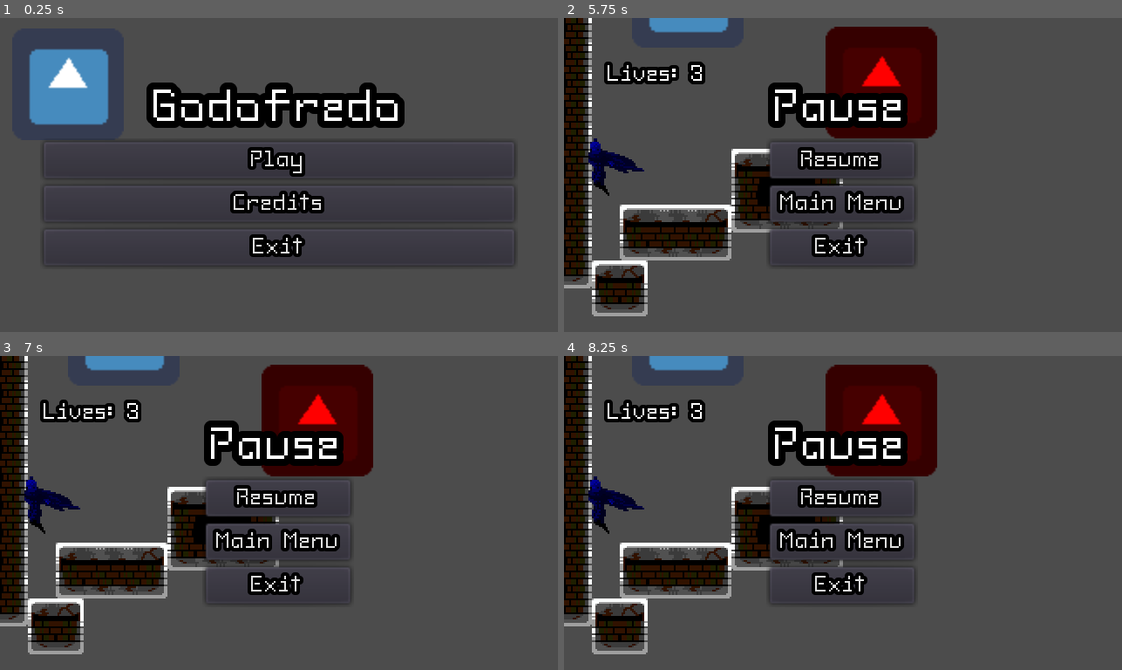
Above: before the commit, frames 1-4 (two rows, left to right).
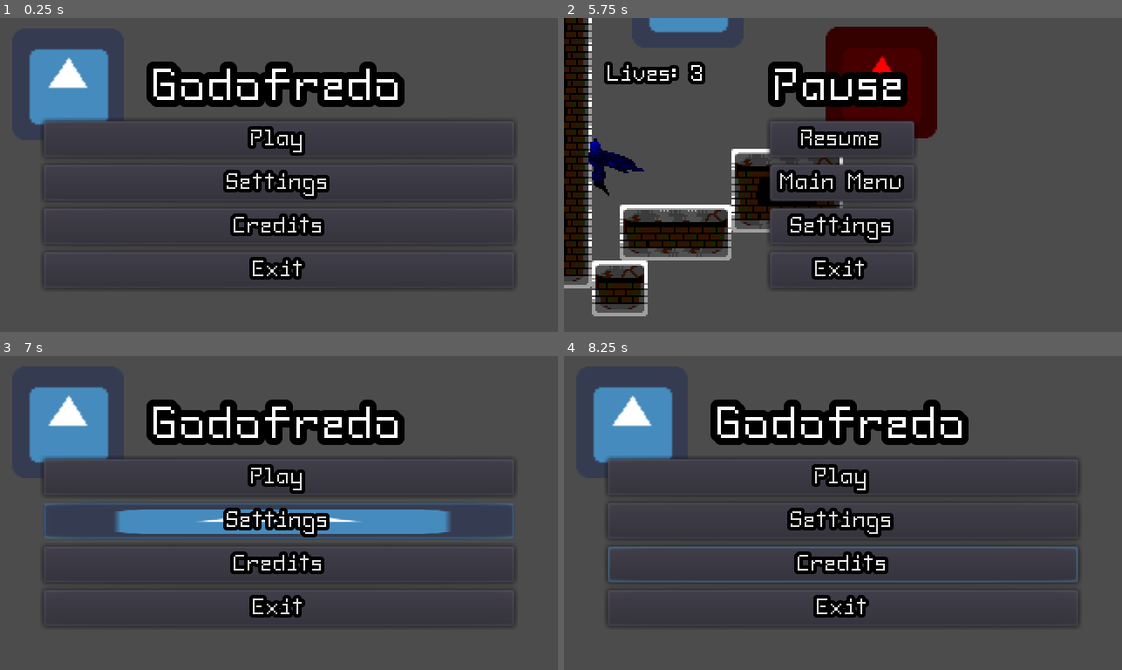
Above: after the commit, the same moments.

Repository: elixs/Godofredo
Game: Godot game, scene res://scenes/ui/main_menu.tscn
The game is run twice, just before and just after one commit, with the same random seed, the same clock (stepped at 60 frames per second) and the same inputs. The engine's default icon, where the game draws it, is replaced by a stand-in: a white triangle on a blue panel in a dark square.
Inputs (mouse positions are in pixels of both pictures, inside the frame that each line leads up to):
- Up to frame 1 (0.25 s): no input
- Up to frame 2 (5.75 s): click "Play" at 0.5 s; click "Play" at 1.25 s; move the mouse to (815, 237) at 2.02 s; hold D (move_right) 2.03-3.53 s; click (815, 237) at 2.1 s; tap Space (jump) at 2.27, 3.02, 4.52, 5.27 s; move the mouse to (1010, 222) at 2.77 s; tap Keypad 0 (next_level) at 2.85, 4.35 s; move the mouse to (675, 127) at 3.52 s; hold A (move_left) from 3.53 s (still down); click (675, 127) at 3.6 s; move the mouse to (870, 175) at 4.27 s; move the mouse to (759, 96) at 5.02 s; click (759, 96) at 5.1 s; tap Escape (pause) at 5.65 s
- Up to frame 3 (7 s): release A (move_left) at 5.75 s; click "Main Menu" at 5.75 s; click (279, 519) at 6.5 s, where only the run after the commit has a clickable "Settings"
- Up to frame 4 (8.25 s): click (843, 563) at 7.25 s, where only the run after the commit has a clickable "Credits"; click (843, 497) at 8 s, where only the run before the commit has a clickable "Resume"

The runs differ from the first frame. In frame 1, 13% of the frame differs, in the area x 7-93%, y 13-87%; in frame 2, 11%; in frame 3, 34%, in the area x 0-93%, y 0-95%; in frame 4, 31%.

Commit message:
added settings menu and pedrito grab

Diff:
--- a/default_bus_layout.tres
+++ b/default_bus_layout.tres
@@ -11,5 +11,5 @@
 bus/2/solo = false
 bus/2/mute = false
 bus/2/bypass_fx = false
-bus/2/volume_db = 0.0
+bus/2/volume_db = -0.0482845
 bus/2/send = "Master"
--- a/project.godot
+++ b/project.godot
@@ -110,6 +110,11 @@
 "events": [ Object(InputEventKey,"resource_local_to_scene":false,"resource_name":"","device":0,"alt":false,"shift":false,"control":false,"meta":false,"command":false,"pressed":false,"scancode":0,"physical_scancode":16777350,"unicode":0,"echo":false,"script":null)
  ]
 }
+grab={
+"deadzone": 0.5,
+"events": [ Object(InputEventMouseButton,"resource_local_to_scene":false,"resource_name":"","device":0,"alt":false,"shift":false,"control":false,"meta":false,"command":false,"button_mask":0,"position":Vector2( 0, 0 ),"global_position":Vector2( 0, 0 ),"factor":1.0,"button_index":1,"pressed":false,"doubleclick":false,"script":null)
+ ]
+}
 
 [layer_names]
 
--- a/scenes/carlitos.gd
+++ b/scenes/carlitos.gd
@@ -21,13 +21,14 @@
 onready var playback = anim_tree.get("parameters/playback")
 onready var bullet_spawn = $Pivot/BulletSpawn
 onready var hud = $CanvasLayer/HUD
-
-
-
+onready var settings_menu = $CanvasLayer/SettingsMenu
+onready var pause_menu = $CanvasLayer/PauseMenu
 
 
 func _ready():
 	anim_tree.active = true
+	pause_menu.connect("settings_pressed", self, "_on_settings_pressed")
+	settings_menu.connect("close_pressed", self, "_on_close_pressed")
 
 
 func _physics_process(delta):
@@ -98,3 +99,12 @@
 	bullet.global_position = bullet_spawn.global_position
 	if pivot.scale.x == -1:
 		bullet.rotation = PI
+
+func _on_settings_pressed():
+	pause_menu.hide()
+	settings_menu.show()
+
+
+func _on_close_pressed():
+	pause_menu.show()
+	settings_menu.hide()
--- a/scenes/carlitos.tscn
+++ b/scenes/carlitos.tscn
@@ -10,6 +10,7 @@
 [ext_resource path="res://scenes/ui/hud.tscn" type="PackedScene" id=8]
 [ext_resource path="res://assets/sfx/Free Footsteps Pack/Concrete 1.wav" type="AudioStream" id=9]
 [ext_resource path="res://assets/sfx/Free Footsteps Pack/Concrete 2.wav" type="AudioStream" id=10]
+[ext_resource path="res://scenes/ui/settings_menu.tscn" type="PackedScene" id=11]
 
 [sub_resource type="CapsuleShape2D" id=1]
 radius = 5.0
@@ -553,8 +554,8 @@
 
 [node name="Sprite" type="Sprite" parent="Pivot"]
 modulate = Color( 0, 0, 1, 1 )
-position = Vector2( -2, 0 )
-texture = ExtResource( 3 )
+position = Vector2( 2, 0 )
+texture = ExtResource( 1 )
 hframes = 8
 
 [node name="BulletSpawn" type="Position2D" parent="Pivot"]
@@ -594,13 +595,19 @@
 
 [node name="CanvasLayer" type="CanvasLayer" parent="."]
 
+[node name="HUD" parent="CanvasLayer" instance=ExtResource( 8 )]
+margin_bottom = 81.0
+
 [node name="PauseMenu" parent="CanvasLayer" instance=ExtResource( 5 )]
+visible = false
 __meta__ = {
 "_edit_group_": true,
 "_edit_lock_": true
 }
 
-[node name="HUD" parent="CanvasLayer" instance=ExtResource( 8 )]
+[node name="SettingsMenu" parent="CanvasLayer" instance=ExtResource( 11 )]
+pause_mode = 2
+visible = false
 
 [node name="Footsteps" type="AudioStreamPlayer" parent="."]
 stream = ExtResource( 9 )
--- a/scenes/levels/level_01.tscn
+++ b/scenes/levels/level_01.tscn
@@ -135,6 +135,7 @@
 gravity_scale = 3.0
 
 [node name="AudioStreamPlayer" type="AudioStreamPlayer" parent="."]
+pause_mode = 2
 stream = ExtResource( 6 )
 volume_db = -10.0
 autoplay = true
--- a/scenes/pedrito.gd
+++ b/scenes/pedrito.gd
@@ -1,4 +1,32 @@
 extends KinematicBody2D
+
+
+var mouse_inside = false
+var move_with_mouse = false
+
+
+func _ready():
+	connect("mouse_entered", self, "_on_mouse_entered")
+	connect("mouse_exited", self, "_on_mouse_exited")
+
+func _on_mouse_entered():
+	mouse_inside = true
+
+
+func _on_mouse_exited():
+	mouse_inside = false
+
+
+func _input(event):
+	if event.is_action_pressed("grab") and mouse_inside:
+		move_with_mouse = true
+	if event.is_action_released("grab") and move_with_mouse:
+		move_with_mouse = false
+
+
+func _physics_process(delta):
+	if move_with_mouse:
+		global_position = get_global_mouse_position()
 
 
 func take_damage(instigator: Node2D):
--- a/scenes/pedrito.tscn
+++ b/scenes/pedrito.tscn
@@ -9,6 +9,7 @@
 [node name="Pedrito" type="KinematicBody2D" groups=["enemy"]]
 collision_layer = 5
 collision_mask = 5
+input_pickable = true
 script = ExtResource( 2 )
 
 [node name="CollisionShape2D" type="CollisionShape2D" parent="."]
--- a/scenes/ui/hud.tscn
+++ b/scenes/ui/hud.tscn
@@ -6,6 +6,7 @@
 [node name="HUD" type="MarginContainer"]
 anchor_right = 1.0
 anchor_bottom = 1.0
+mouse_filter = 2
 theme = ExtResource( 1 )
 script = ExtResource( 2 )
 
--- a/scenes/ui/main_menu.gd
+++ b/scenes/ui/main_menu.gd
@@ -3,10 +3,13 @@
 onready var play = $VBoxContainer/Play
 onready var credits = $VBoxContainer/Credits
 onready var exit = $VBoxContainer/Exit
+onready var settings = $VBoxContainer/Settings
+
 
 
 func _ready():
 	play.connect("pressed", self, "_on_play_pressed")
+	settings.connect("pressed", self, "_on_settings_pressed")
 	credits.connect("pressed", self, "_on_credits_pressed")
 	exit.connect("pressed", self, "_on_exit_pressed")
 
@@ -17,6 +20,10 @@
 	get_tree().change_scene("res://scenes/levels/level_01.tscn")
 
 
+func _on_settings_pressed():
+	pass
+
+
 func _on_credits_pressed():
 	print("· o ·)")
 
--- a/scenes/ui/main_menu.tscn
+++ b/scenes/ui/main_menu.tscn
@@ -18,9 +18,9 @@
 
 [node name="VBoxContainer" type="VBoxContainer" parent="."]
 margin_left = 25.0
-margin_top = 37.0
+margin_top = 25.0
 margin_right = 295.0
-margin_bottom = 142.0
+margin_bottom = 155.0
 size_flags_vertical = 4
 
 [node name="Label" type="Label" parent="VBoxContainer"]
@@ -36,14 +36,20 @@
 margin_bottom = 55.0
 text = "Play"
 
-[node name="Credits" type="Button" parent="VBoxContainer"]
+[node name="Settings" type="Button" parent="VBoxContainer"]
 margin_top = 59.0
 margin_right = 270.0
 margin_bottom = 80.0
+text = "Settings"
+
+[node name="Credits" type="Button" parent="VBoxContainer"]
+margin_top = 84.0
+margin_right = 270.0
+margin_bottom = 105.0
 text = "Credits"
 
 [node name="Exit" type="Button" parent="VBoxContainer"]
-margin_top = 84.0
+margin_top = 109.0
 margin_right = 270.0
-margin_bottom = 105.0
+margin_bottom = 130.0
 text = "Exit"
--- /dev/null
+++ b/scenes/ui/menu.tscn
@@ -0,0 +1,11 @@
+[gd_scene load_steps=3 format=2]
+
+[ext_resource path="res://scenes/ui/settings_menu.tscn" type="PackedScene" id=1]
+[ext_resource path="res://scenes/ui/main_menu.tscn" type="PackedScene" id=2]
+
+[node name="Menu" type="CanvasLayer"]
+
+[node name="MainMenu" parent="." instance=ExtResource( 2 )]
+
+[node name="SettingsMenu" parent="." instance=ExtResource( 1 )]
+visible = false
--- a/scenes/ui/pause_menu.gd
+++ b/scenes/ui/pause_menu.gd
@@ -1,17 +1,19 @@
 extends MarginContainer
 
+signal settings_pressed()
 
 onready var resume = $VBoxContainer/Resume
 onready var main_menu = $VBoxContainer/MainMenu
 onready var exit = $VBoxContainer/Exit
+onready var settings = $VBoxContainer/Settings
 
 
 func _ready():
 	resume.connect("pressed", self, "_on_resume_pressed")
 	main_menu.connect("pressed", self, "_on_main_menu_pressed")
 	exit.connect("pressed", self, "_on_exit_pressed")
+	settings.connect("pressed", self, "_on_settings_pressed")
 	visible = false
-
 
 func _input(event):
 	if event.is_action_pressed("pause"):
@@ -27,5 +29,10 @@
 	get_tree().change_scene("res://scenes/ui/main_menu.tscn")
 	get_tree().paused = false
 
+
+func _on_settings_pressed():
+	emit_signal("settings_pressed")
+
+
 func _on_exit_pressed():
 	get_tree().quit()
--- a/scenes/ui/pause_menu.tscn
+++ b/scenes/ui/pause_menu.tscn
@@ -19,9 +19,9 @@
 
 [node name="VBoxContainer" type="VBoxContainer" parent="."]
 margin_left = 118.0
-margin_top = 37.0
+margin_top = 25.0
 margin_right = 201.0
-margin_bottom = 142.0
+margin_bottom = 155.0
 size_flags_horizontal = 4
 size_flags_vertical = 4
 
@@ -44,8 +44,14 @@
 margin_bottom = 80.0
 text = "Main Menu"
 
-[node name="Exit" type="Button" parent="VBoxContainer"]
+[node name="Settings" type="Button" parent="VBoxContainer"]
 margin_top = 84.0
 margin_right = 83.0
 margin_bottom = 105.0
+text = "Settings"
+
+[node name="Exit" type="Button" parent="VBoxContainer"]
+margin_top = 109.0
+margin_right = 83.0
+margin_bottom = 130.0
 text = "Exit"
--- /dev/null
+++ b/scenes/ui/settings_menu.gd
@@ -0,0 +1,44 @@
+extends MarginContainer
+
+signal close_pressed()
+
+onready var fullscreen = $"%Fullscreen"
+onready var music = $"%Music"
+onready var sfx = $"%SFX"
+onready var sfx_player = $SFXPlayer
+onready var close = $VBoxContainer/Close
+
+
+func _ready():
+	fullscreen.connect("toggled", self, "_on_fullscreen_toggled")
+	music.connect("value_changed", self, "_on_music_value_changed")
+	sfx.connect("value_changed", self, "_on_sfx_value_changed")
+	sfx.connect("drag_ended", self, "_on_drag_ended")
+	close.connect("pressed", self, "_on_close_pressed")
+	hide()
+
+
+func _on_fullscreen_toggled(button_pressed: bool):
+	OS.window_fullscreen = button_pressed
+
+
+func _on_music_value_changed(value: float):
+	AudioServer.set_bus_volume_db(
+		AudioServer.get_bus_index("Music"),
+		linear2db(value)
+	)
+
+
+func _on_sfx_value_changed(value: float):
+	AudioServer.set_bus_volume_db(
+		AudioServer.get_bus_index("SFX"),
+		linear2db(value)
+	)
+
+
+func _on_drag_ended(value_changed: bool):
+	sfx_player.play()
+
+
+func _on_close_pressed():
+	emit_signal("close_pressed")
--- /dev/null
+++ b/scenes/ui/settings_menu.tscn
@@ -0,0 +1,86 @@
+[gd_scene load_steps=5 format=2]
+
+[ext_resource path="res://assets/fonts/80s-retro-future.ttf" type="DynamicFontData" id=1]
+[ext_resource path="res://scenes/ui/settings_menu.gd" type="Script" id=2]
+[ext_resource path="res://assets/sfx/Free Footsteps Pack/Snow.wav" type="AudioStream" id=4]
+
+[sub_resource type="DynamicFont" id=1]
+size = 26
+outline_size = 4
+outline_color = Color( 0, 0, 0, 1 )
+font_data = ExtResource( 1 )
+
+[node name="SettingsMenu" type="MarginContainer"]
+anchor_right = 1.0
+anchor_bottom = 1.0
+rect_pivot_offset = Vector2( -212, -13 )
+script = ExtResource( 2 )
+
+[node name="VBoxContainer" type="VBoxContainer" parent="."]
+margin_left = 101.0
+margin_top = 11.0
+margin_right = 219.0
+margin_bottom = 169.0
+size_flags_horizontal = 4
+size_flags_vertical = 4
+
+[node name="Label" type="Label" parent="VBoxContainer"]
+margin_right = 118.0
+margin_bottom = 30.0
+custom_fonts/font = SubResource( 1 )
+text = "Settings"
+align = 1
+
+[node name="Fullscreen" type="CheckBox" parent="VBoxContainer"]
+unique_name_in_owner = true
+margin_top = 34.0
+margin_right = 118.0
+margin_bottom = 58.0
+text = "Fullscreen"
+
+[node name="Label2" type="Label" parent="VBoxContainer"]
+margin_top = 62.0
+margin_right = 118.0
+margin_bottom = 76.0
+text = "Music"
+
+[node name="Music" type="HSlider" parent="VBoxContainer"]
+unique_name_in_owner = true
+margin_top = 80.0
+margin_right = 118.0
+margin_bottom = 96.0
+max_value = 1.0
+step = 0.01
+value = 1.0
+
+[node name="Label3" type="Label" parent="VBoxContainer"]
+margin_top = 100.0
+margin_right = 118.0
+margin_bottom = 114.0
+text = "Sound effects"
+
+[node name="SFX" type="HSlider" parent="VBoxContainer"]
+unique_name_in_owner = true
+margin_top = 118.0
+margin_right = 118.0
+margin_bottom = 134.0
+max_value = 1.0
+step = 0.01
+value = 1.0
+
+[node name="Apply" type="Button" parent="VBoxContainer"]
+visible = false
+margin_top = 138.0
+margin_right = 118.0
+margin_bottom = 158.0
+text = "Apply"
+
+[node name="Close" type="Button" parent="VBoxContainer"]
+margin_top = 138.0
+margin_right = 118.0
+margin_bottom = 158.0
+text = "Close"
+
+[node name="SFXPlayer" type="AudioStreamPlayer" parent="."]
+stream = ExtResource( 4 )
+bus = "SFX"
Not shown: 1 places in scenes/carlitos.tscn that only renumber resources
